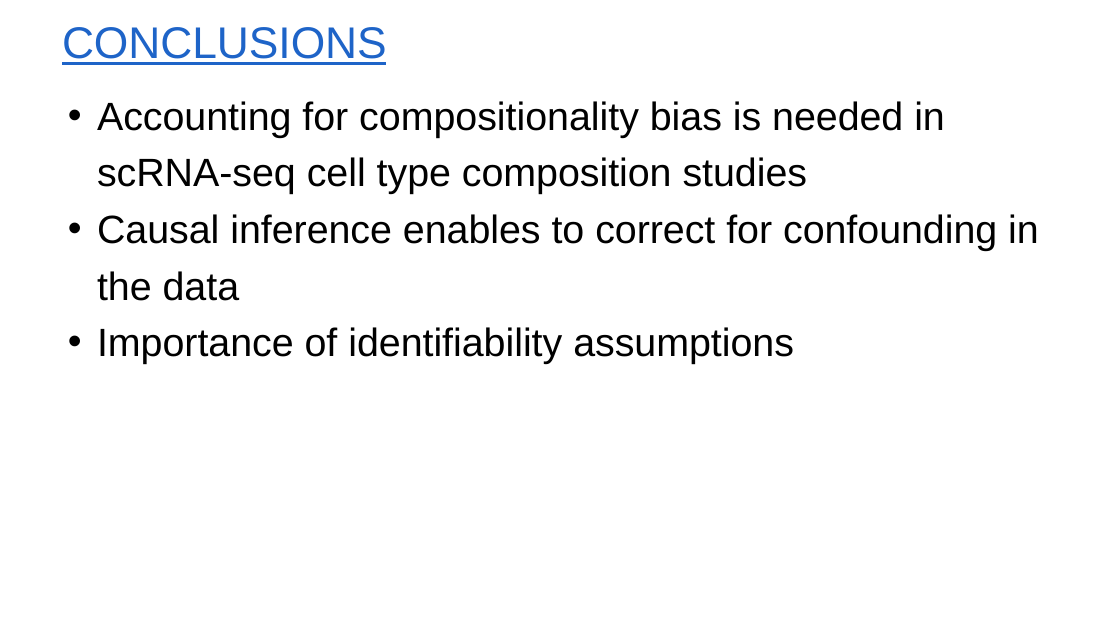
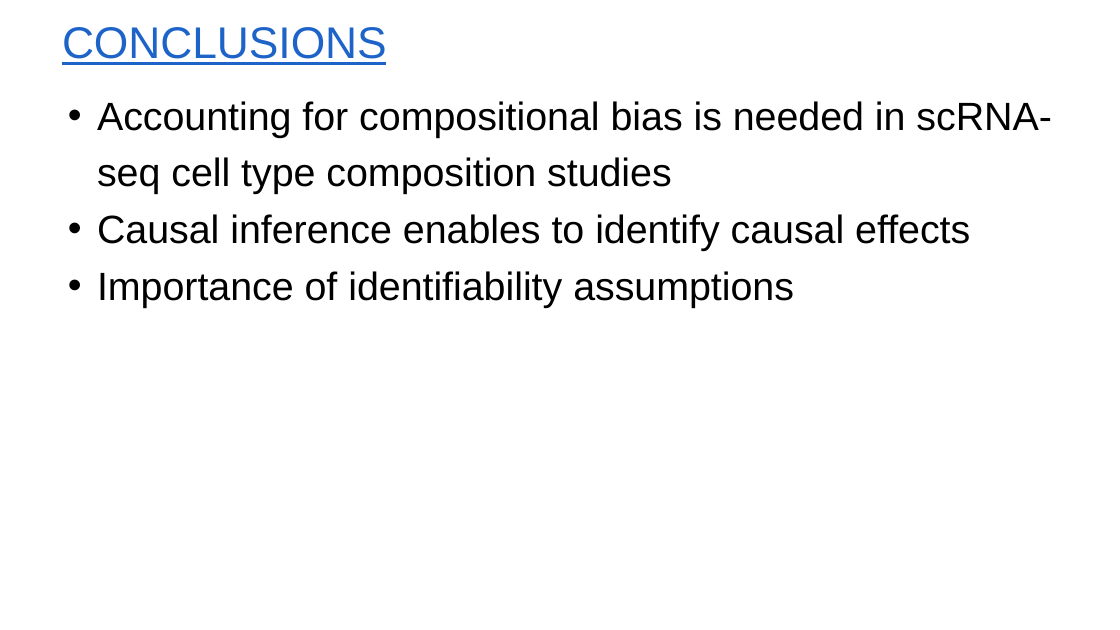
Before and after one commit to RobbeDufoort/thesis_defence_summary, a slide deck: slide 11 of thesis_defense.pptx. Drawn at 1120x630 pixels with LibreOffice and Linux fonts; fonts in the diff are those of the drawing; background and template pictures are left out. Boxes give left, top, right and bottom in pixels: in the first picture for what was removed or moved away, otherwise in the second. Text is boxed around its words. In the diff, an @@ line names an element or a change of style, - is before the commit and + after.

```diff
--- a/thesis_defense.pptx
+++ b/thesis_defense.pptx
@@ text at bbox=[97, 101, 1051, 251]: text changed @@
-• Accounting for compositionality bias is needed in scRNA-seq cell type composition studies
-• Causal inference enables to correct for confounding in the data
+• Accounting for compositional bias is needed in scRNA-seq cell type composition studies
+• Causal inference enables to identify causal effects
```
Also in this commit, not shown: 2 other slides changed, 2 slides added, 1 slide removed, 10 other files.
